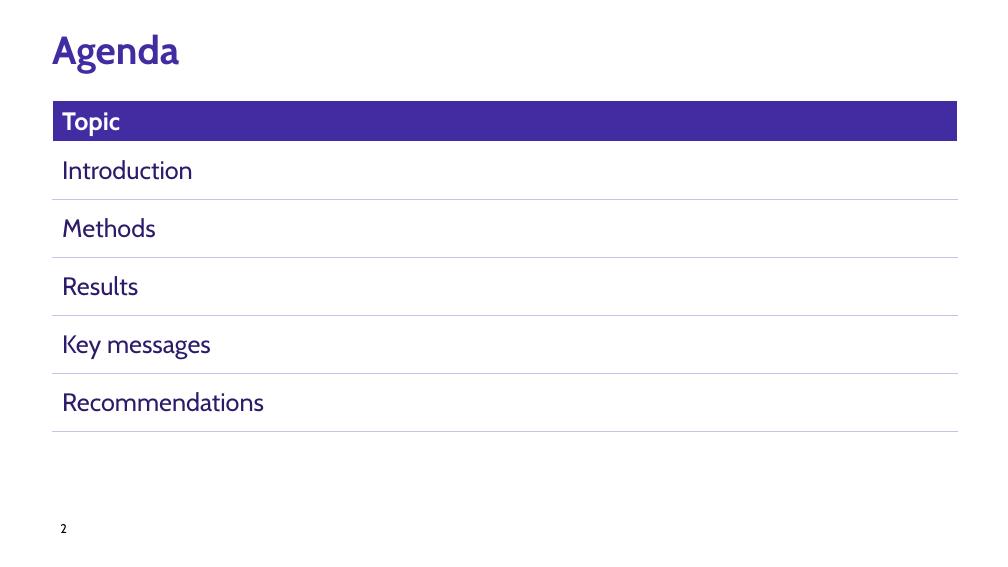
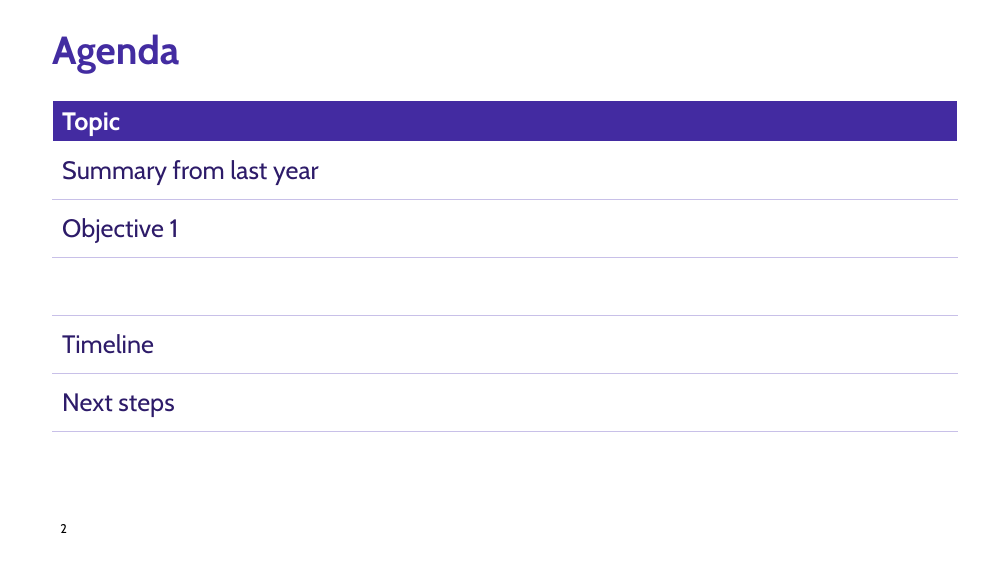
Before and after one commit to zenabusuboi/MySWISS-TPH, a slide deck: slide 2 of ZenabuPhD/COMMUNITY PROTECTION/PRESENTATIONS/CommProt_Presentation4_AnnualCommitteeMeeting2_2026.pptx. Drawn at 1008x567 pixels with LibreOffice and Linux fonts; fonts in the diff are those of the drawing; background and template pictures are left out. Boxes give left, top, right and bottom in pixels: in the first picture for what was removed or moved away, otherwise in the second. Text is boxed around its words. In the diff, an @@ line names an element or a change of style, - is before the commit and + after.

```diff
--- a/ZenabuPhD/COMMUNITY PROTECTION/PRESENTATIONS/CommProt_Presentation4_AnnualCommitteeMeeting2_2026.pptx
+++ b/ZenabuPhD/COMMUNITY PROTECTION/PRESENTATIONS/CommProt_Presentation4_AnnualCommitteeMeeting2_2026.pptx
@@ table at box(52, 101, 958, 431) @@
-row 2, column 1: Introduction
+row 2, column 1: Summary from last year
-row 3, column 1: Methods
+row 3, column 1: Objective 1
-row 4, column 1: Results
+row 4, column 1: 
-row 5, column 1: Key messages
+row 5, column 1: Timeline
-row 6, column 1: Recommendations
+row 6, column 1: Next steps
```
Also in this commit, not shown: 12 other slides changed, 2 slides added, 2 slides removed, 46 other files.
